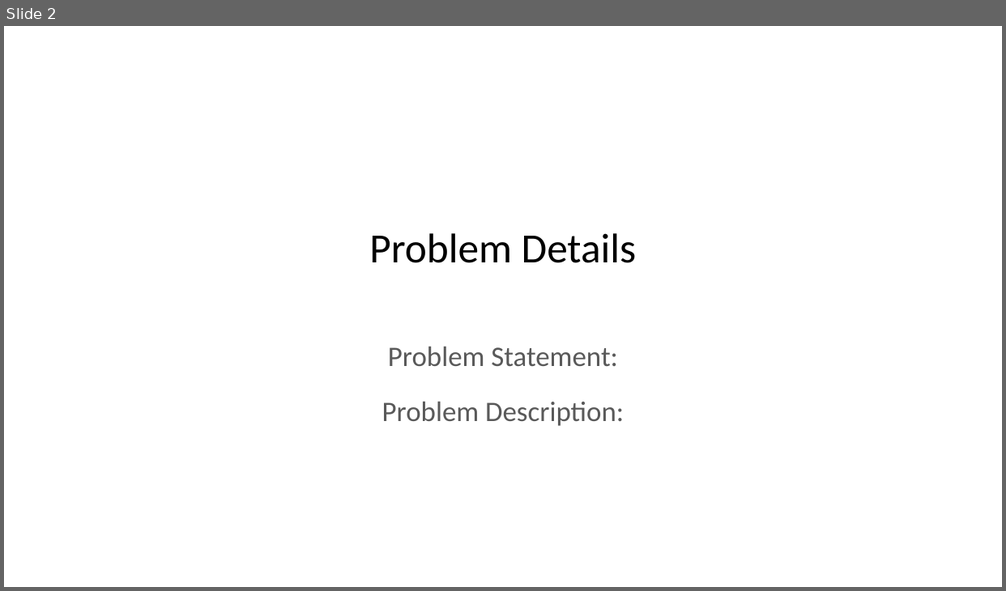
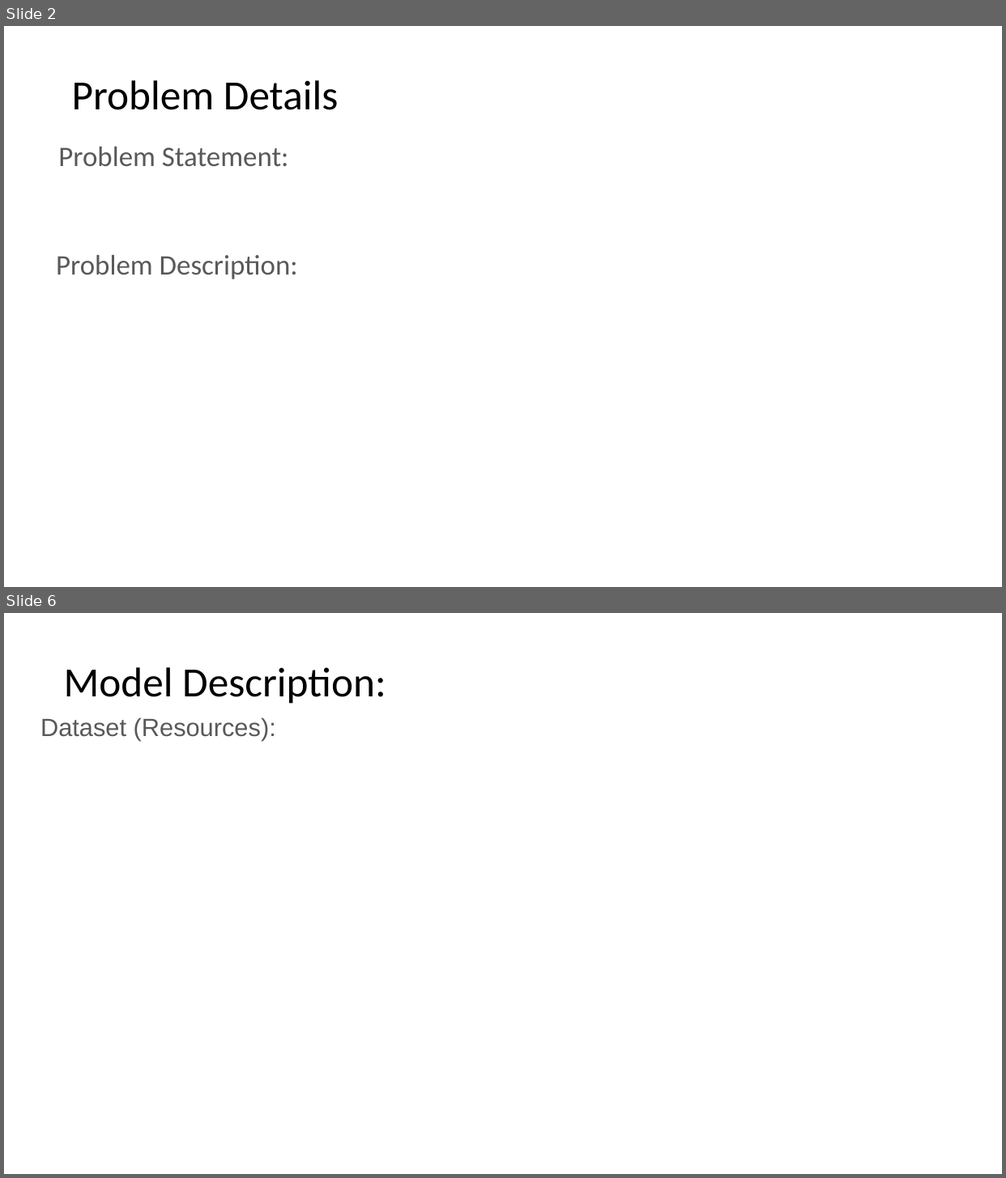
Before and after one commit to harshalplus1/hackmol4.0, a slide deck: HackMoL PPT Format.pptx. Shown one above the other, each under a label of ours: slide 2 before the commit, slides 2 and 6 after it; the slides between them are not shown. The pictures are 1006x591 and 1006x1178 pixels, drawn with LibreOffice and Linux fonts; fonts in the diff are those of the drawing; background and template pictures are left out. Boxes give left, top, right and bottom in pixels: in the first picture for what was removed or moved away, otherwise in the second. Text is boxed around its words. In the diff, an @@ line names an element or a change of style, - is before the commit and + after.

```diff
--- a/HackMoL PPT Format.pptx
+++ b/HackMoL PPT Format.pptx
@@ slide 6 added at bbox=[4, 613, 1002, 1174], background picture (left out) @@
@@ title added at bbox=[64, 667, 386, 704], 30 pt, text #000000 @@
+Model Description:
@@ subtitle added at bbox=[40, 717, 276, 741], 18 pt, text #595959 @@
+Dataset (Resources):
@@ slide 2 changed as well @@
@@ title "Problem Details": place and size @@
-title "Problem Details" at bbox=[369, 233, 636, 263]
+title "Problem Details" at bbox=[72, 80, 338, 110]
@@ subtitle "Problem Statement:" rewrapped from bbox=[382, 347, 624, 426] to bbox=[56, 147, 298, 280] @@
```
Also in this commit, not shown: 2 other slides changed, 3 other slides added.
